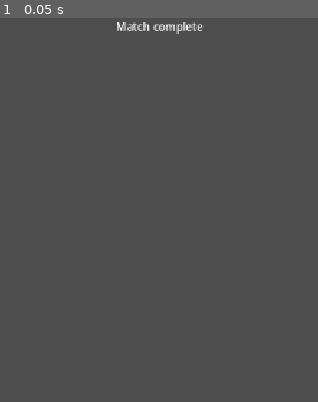
Above: before the commit, frame 1.
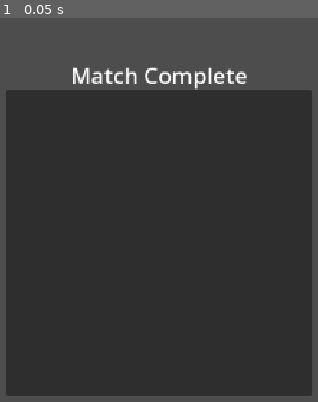
Above: after the commit, the same moment.

Repository: devsoc-unsw/trainee-bleach-26t2
Game: Godot game, scene res://scenes/scoreboard.tscn
Two runs of this game, one before a commit and one after it. Both use one fixed random seed, a clock stepped at 60 frames per second and the inputs below. This scene is started directly instead of the project's main scene.
Inputs:
- Up to frame 1 (0.05 s): no input

The runs differ from the first frame. In frame 1, 78% of the frame differs, in the area x 1-99%, y 1-99%.

Commit message:
Fixed hole summary and match end summary display

Diff:
--- a/client/scenes/course.tscn
+++ b/client/scenes/course.tscn
@@ -75,3 +75,51 @@
 [node name="MeshInstance3D" type="MeshInstance3D" parent="." unique_id=1815304359]
 transform = Transform3D(1, 0, 0, 0, 1, 0, 0, 0, 1, 0, 0.1, -63)
 mesh = SubResource("RibbonTrailMesh_ujow2")
+
+[node name="UILayer" type="CanvasLayer" parent="." unique_id=247094582]
+
+[node name="HoleSummaryPanel" type="Control" parent="UILayer" unique_id=1497905543]
+layout_mode = 3
+anchors_preset = 15
+anchor_right = 1.0
+anchor_bottom = 1.0
+grow_horizontal = 2
+grow_vertical = 2
+
+[node name="Panel" type="Panel" parent="UILayer/HoleSummaryPanel" unique_id=1200000002]
+layout_mode = 1
+anchors_preset = 8
+anchor_left = 0.5
+anchor_top = 0.5
+anchor_right = 0.5
+anchor_bottom = 0.5
+offset_left = -200.0
+offset_top = -180.0
+offset_right = 200.0
+offset_bottom = 180.0
+grow_horizontal = 2
+grow_vertical = 2
+
+[node name="TitleLabel" type="Label" parent="UILayer/HoleSummaryPanel/Panel" unique_id=507170082]
+layout_mode = 1
+anchors_preset = 10
+anchor_right = 1.0
+offset_top = 16.0
+offset_bottom = 50.0
+grow_horizontal = 2
+theme_override_font_sizes/font_size = 24
+text = "Hole Complete"
+horizontal_alignment = 1
+
+[node name="ResultsContainer" type="VBoxContainer" parent="UILayer/HoleSummaryPanel/Panel" unique_id=938229685]
+layout_mode = 1
+anchors_preset = 15
+anchor_right = 1.0
+anchor_bottom = 1.0
+offset_left = 20.0
+offset_top = 60.0
+offset_right = -20.0
+offset_bottom = -20.0
+grow_horizontal = 2
+grow_vertical = 2
+theme_override_constants/separation = 10
--- a/client/scenes/lobby.tscn
+++ b/client/scenes/lobby.tscn
@@ -1,6 +1,7 @@
 [gd_scene format=3 uid="uid://d3x1wds437cg5"]
 
 [ext_resource type="Script" uid="uid://ble3fi7u1hq6" path="res://scripts/lobby.gd" id="1_o1atq"]
+[ext_resource type="Texture2D" uid="uid://8istg4dn1p0l" path="res://unswputtparty_loading.png" id="2_5gu6x"]
 
 [node name="Lobby" type="Control" unique_id=1156103082]
 layout_mode = 3
@@ -83,3 +84,32 @@
 
 [node name="PlayerListContainer" type="VBoxContainer" parent="LobbyPanel" unique_id=854527753]
 layout_mode = 2
+
+[node name="CountdownPanel" type="Control" parent="." unique_id=1557521428]
+visible = false
+layout_mode = 1
+anchors_preset = 15
+anchor_right = 1.0
+anchor_bottom = 1.0
+grow_horizontal = 2
+grow_vertical = 2
+
+[node name="VBoxContainer" type="VBoxContainer" parent="CountdownPanel" unique_id=58067330]
+layout_mode = 1
+anchors_preset = 15
+anchor_right = 1.0
+anchor_bottom = 1.0
+grow_horizontal = 2
+grow_vertical = 2
+alignment = 1
+
+[node name="LogoTexture" type="TextureRect" parent="CountdownPanel" unique_id=1047224912]
+layout_mode = 1
+anchors_preset = 15
+anchor_right = 1.0
+anchor_bottom = 1.0
+grow_horizontal = 2
+grow_vertical = 2
+expand_mode = 3
+stretch_mode = 5
+texture = ExtResource("2_5gu6x")
--- a/client/scenes/scoreboard.tscn
+++ b/client/scenes/scoreboard.tscn
@@ -17,23 +17,38 @@
 anchors_preset = 5
 anchor_left = 0.5
 anchor_right = 0.5
-offset_left = -62.5
-offset_right = 62.5
-offset_bottom = 23.0
+offset_left = -150.0
+offset_top = 60.0
+offset_right = 150.0
+offset_bottom = 100.0
 grow_horizontal = 2
-text = "Match complete"
+theme_override_font_sizes/font_size = 32
+text = "Match Complete"
+horizontal_alignment = 1
 
-[node name="PlacingsContainer" type="VBoxContainer" parent="." unique_id=750859115]
-custom_minimum_size = Vector2(380, 600)
+[node name="PlacingsPanel" type="Panel" parent="." unique_id=1200000001]
 layout_mode = 1
 anchors_preset = 8
 anchor_left = 0.5
 anchor_top = 0.5
 anchor_right = 0.5
 anchor_bottom = 0.5
-offset_left = -576.0
-offset_top = -324.0
-offset_right = 576.0
-offset_bottom = 324.0
+offset_left = -220.0
+offset_top = -220.0
+offset_right = 220.0
+offset_bottom = 220.0
 grow_horizontal = 2
 grow_vertical = 2
+
+[node name="PlacingsContainer" type="VBoxContainer" parent="PlacingsPanel" unique_id=750859115]
+layout_mode = 1
+anchors_preset = 15
+anchor_right = 1.0
+anchor_bottom = 1.0
+offset_left = 20.0
+offset_top = 20.0
+offset_right = -20.0
+offset_bottom = -20.0
+grow_horizontal = 2
+grow_vertical = 2
+theme_override_constants/separation = 12
--- a/client/scoreboard.gd
+++ b/client/scoreboard.gd
@@ -1,6 +1,6 @@
 extends Control
 
-@onready var placings_container: VBoxContainer = $PlacingsContainer
+@onready var placings_container: VBoxContainer = $PlacingsPanel/PlacingsContainer
 
 func _ready() -> void:
 	NetworkClient.match_ended.connect(_on_match_ended)
--- a/client/scripts/Ball.gd
+++ b/client/scripts/Ball.gd
@@ -54,6 +54,6 @@
 	global_position = position
 	linear_velocity = Vector3.ZERO
 	angular_velocity = Vector3.ZERO
-	is_moving = false
+	is_moving = true
 	stop_timer = 0.0
 	sleeping = false
--- a/client/scripts/course.gd
+++ b/client/scripts/course.gd
@@ -2,6 +2,10 @@
 
 @export var ball: RigidBody3D
 @export var cup: Area3D
+
+@onready var hole_summary_panel: Control = $UILayer/HoleSummaryPanel
+@onready var summary_title_label: Label = $UILayer/HoleSummaryPanel/Panel/TitleLabel
+@onready var summary_results_container: VBoxContainer = $UILayer/HoleSummaryPanel/Panel/ResultsContainer
 
 var current_hole_index: int = 0
 var current_par: int = 0
@@ -14,7 +18,9 @@
 func _ready() -> void:
 	NetworkClient.hole_started.connect(_on_hole_started)
 	NetworkClient.stroke_updated.connect(_on_stroke_updated)
+	NetworkClient.hole_ended.connect(_on_hole_ended)
 	cup.ball_sunk.connect(_on_ball_sunk)
+	hole_summary_panel.visible = false
 
 func _process(delta: float) -> void:
 	if ball.is_moving:
@@ -32,6 +38,7 @@
 	current_hole_index = hole_index
 	current_par = par
 	current_strokes = 0
+	hole_summary_panel.visible = false
 	ball.reset_to(spawn)
 
 func _on_stroke_updated(player_id: String, hole_index: int, strokes: int) -> void:
@@ -43,3 +50,17 @@
 func _on_ball_sunk() -> void:
 	print(ball.global_position)
 	NetworkClient.send_holed(ball.global_position)
+
+func _on_hole_ended(hole_index: int, results: Array) -> void:
+	summary_title_label.text = "Hole %d Complete" % (hole_index + 1)
+
+	for child in summary_results_container.get_children():
+		child.queue_free()
+
+	for r in results:
+		var row := Label.new()
+		row.text = "%s  —  %d strokes" % [r["name"], r["strokes"]]
+		row.add_theme_color_override("font_color", Color(r["colour"]))
+		summary_results_container.add_child(row)
+
+	hole_summary_panel.visible = true
--- a/client/scripts/lobby.gd
+++ b/client/scripts/lobby.gd
@@ -12,17 +12,21 @@
 @onready var ready_button: Button = $LobbyPanel/ReadyButton
 @onready var start_button: Button = $LobbyPanel/StartButton
 
+@onready var countdown_panel: Control = $CountdownPanel
+
 func _ready() -> void:
 	NetworkClient.connection_status_changed.connect(_on_status_changed)
 	NetworkClient.player_joined.connect(_on_player_joined)
 	NetworkClient.lobby_updated.connect(_on_lobby_updated)
 	NetworkClient.server_error.connect(_on_server_error)
+	NetworkClient.match_started.connect(_on_match_started)
 
 	join_button.pressed.connect(_on_join_pressed)
 	ready_button.pressed.connect(_on_ready_pressed)
 	start_button.pressed.connect(_on_start_pressed)
 
 	lobby_panel.visible = false
+	countdown_panel.visible = false
 	status_label.text = "Initialising..."
 
 func _on_status_changed(status: String) -> void:
@@ -71,7 +75,14 @@
 	NetworkClient.send_ready()
 
 func _on_start_pressed() -> void:
+	start_button.disabled = true
 	NetworkClient.send_start_match()
+
+func _on_match_started(_course_id: String, _holes: Array) -> void:
+	name_entry_panel.visible = false
+	lobby_panel.visible = false
+	countdown_panel.visible = true
 
 func _on_server_error(code: String, message: String) -> void:
 	status_label.text = "Error: " + message
+	start_button.disabled = false
Binary file added: client/unswputtparty_loading.png
Not shown, changed: server/src/hole.ts
Not shown, changed: server/src/index.ts
